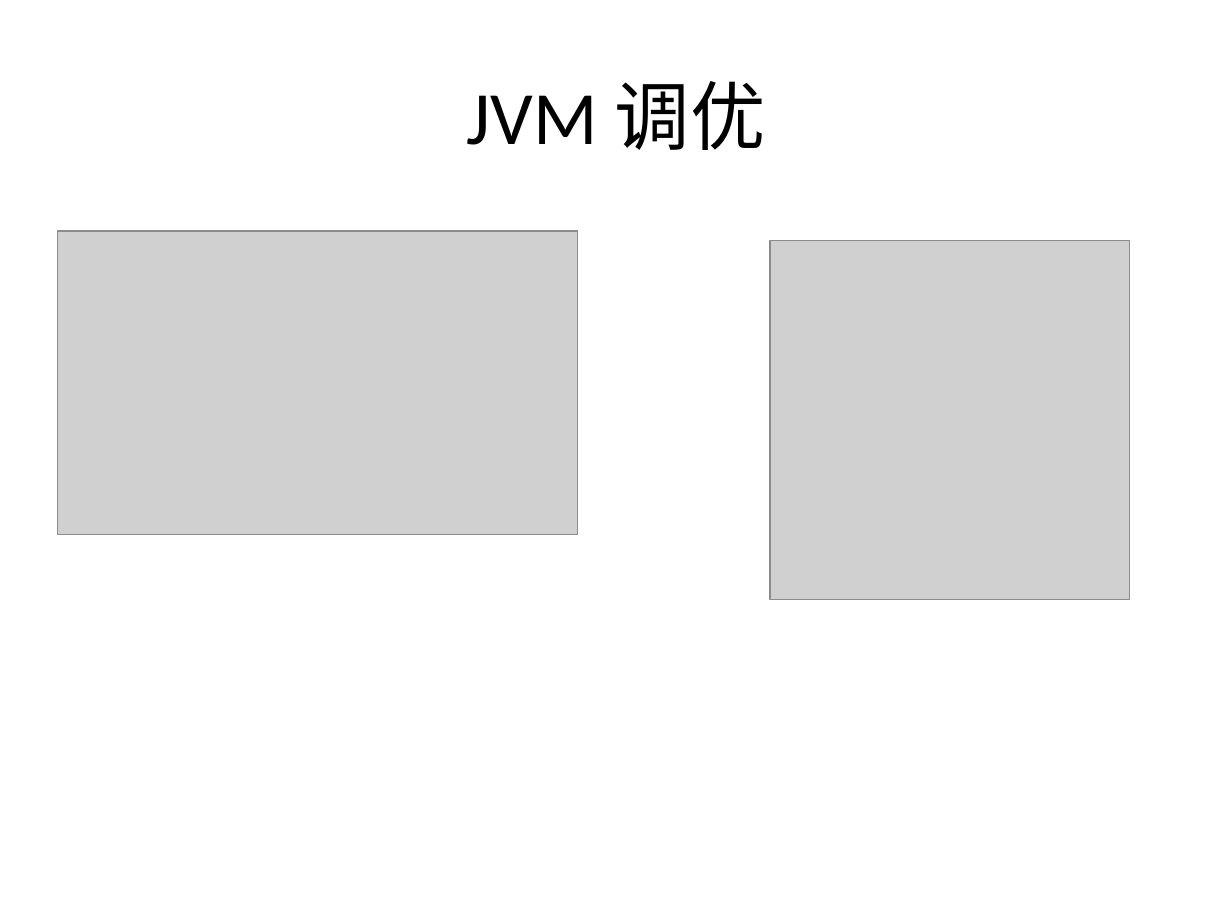
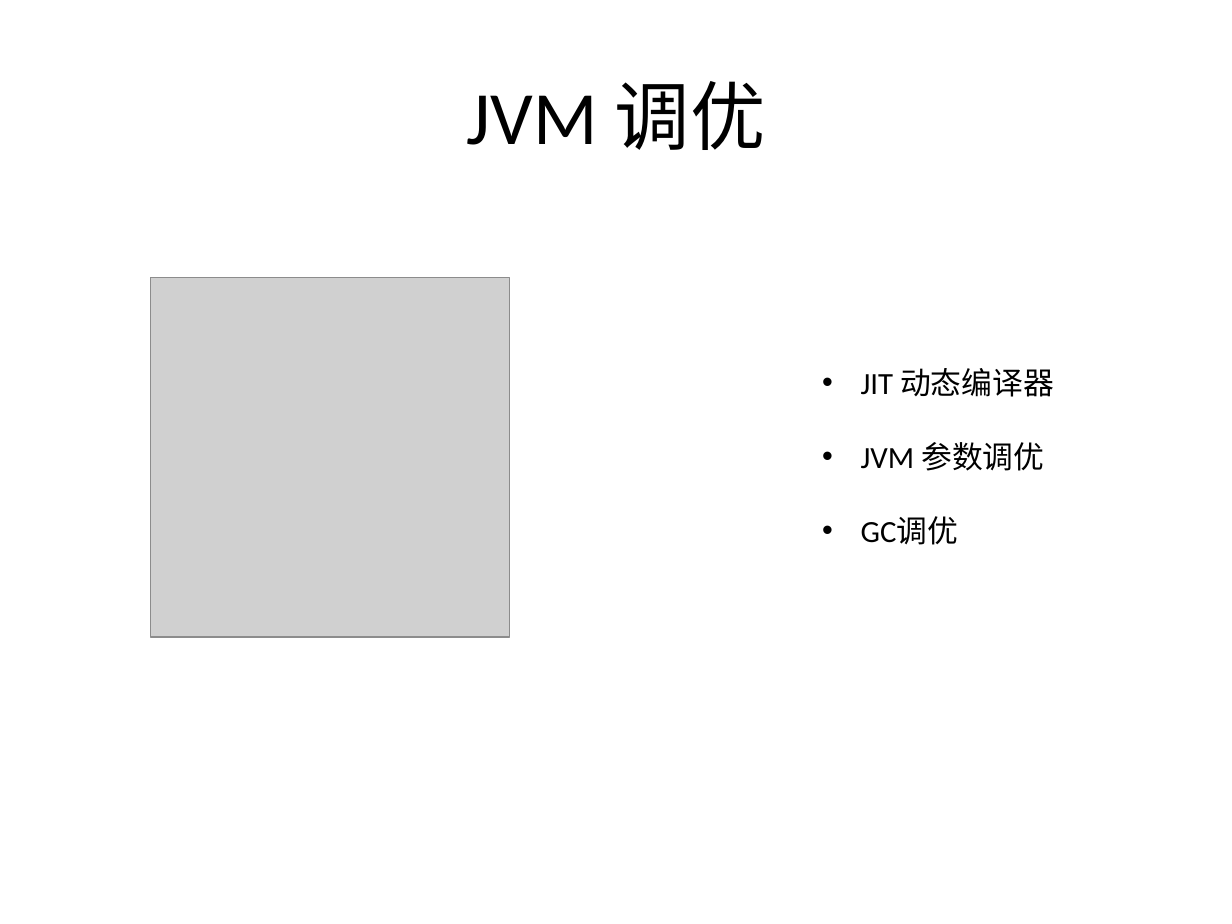
Before and after one commit to cyberdak/javaperformance, a slide deck: slide 9 of Java 性能优化.pptx. Drawn at 1232x924 pixels with LibreOffice and Linux fonts; fonts in the diff are those of the drawing; grey boxes stand for pictures. Boxes give left, top, right and bottom in pixels: in the first picture for what was removed or moved away, otherwise in the second. Text is boxed around its words. In the diff, an @@ line names an element or a change of style, - is before the commit and + after.

```diff
--- a/Java 性能优化.pptx
+++ b/Java 性能优化.pptx
@@ picture removed at box(58, 230, 578, 535) @@
@@ picture: place and size @@
-picture at box(770, 240, 1130, 600)
+picture at box(150, 277, 510, 637)
@@ text added at box(861, 368, 1054, 545), 18 pt, text #000000 @@
+• JIT 动态编译器
+• JVM 参数调优
+• GC调优
```
Also in this commit, not shown: 5 other slides changed, 3 slides added, 1 slide removed, 2 other files.
